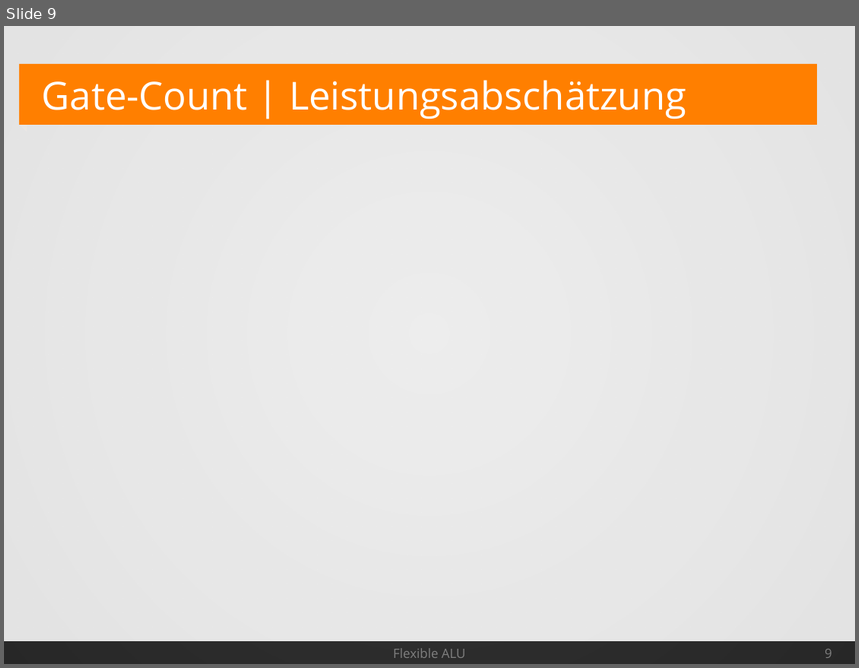
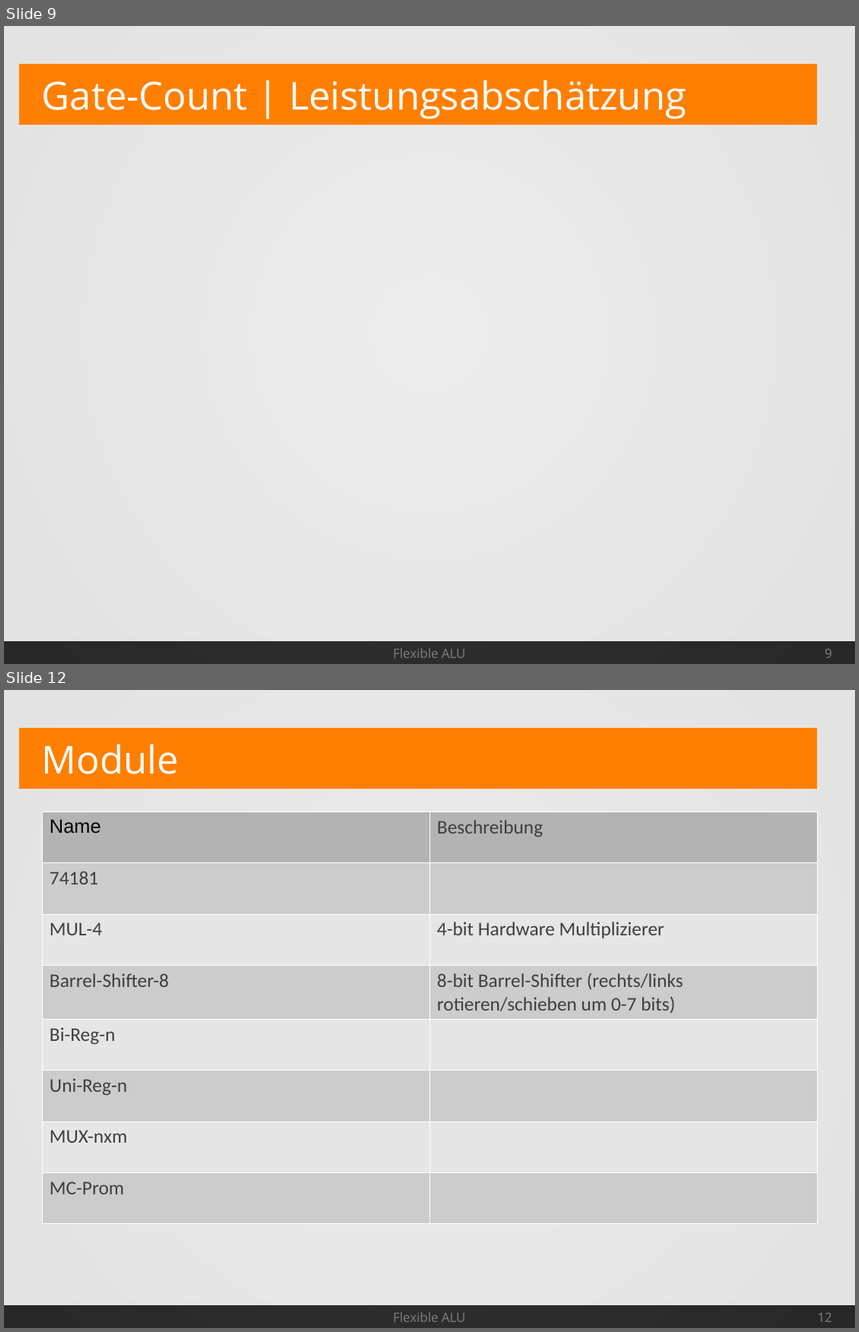
Before and after one commit to Geend/FHDWLogicWorksLib, a slide deck: alu-4/Spec/AluSpec.odp. Shown one above the other, each under a label of ours: slide 9 before the commit, slides 9 and 12 after it; the slides between them are not shown. The pictures are 859x668 and 859x1332 pixels, drawn with LibreOffice and Linux fonts; fonts in the diff are those of the drawing. Boxes give left, top, right and bottom in pixels: in the first picture for what was removed or moved away, otherwise in the second. Text is boxed around its words. In the diff, an @@ line names an element or a change of style, - is before the commit and + after.

```diff
--- a/alu-4/Spec/AluSpec.odp
+++ b/alu-4/Spec/AluSpec.odp
@@ slide 12 added at (x1=4, y1=690, x2=855, y2=1328), background #FFFFFF; not listed: 4 template elements that a slide beside it also shows @@
@@ title added at (x1=42, y1=744, x2=179, y2=774), 36 pt, text #FFFFFF @@
+Module
@@ table added at (x1=42, y1=812, x2=817, y2=1220), 8 rows, 2 columns @@
+Name | Beschreibung
+74181 | 
+MUL-4 | 4-bit Hardware Multiplizierer
+Barrel-Shifter-8 | 8-bit Barrel-Shifter (rechts/links rotieren/schieben um 0-7 bits)
+Bi-Reg-n | 
+Uni-Reg-n | 
+MUX-nxm | 
+MC-Prom | 
@@ text added at (x1=393, y1=1312, x2=466, y2=1322), 12 pt, text #808080 @@
+Flexible ALU
@@ page number added at (x1=818, y1=1313, x2=832, y2=1322), 12 pt, text #808080 @@
+12
```
Also in this commit, not shown: 2 slides changed, 3 other slides added, 4 other files.
